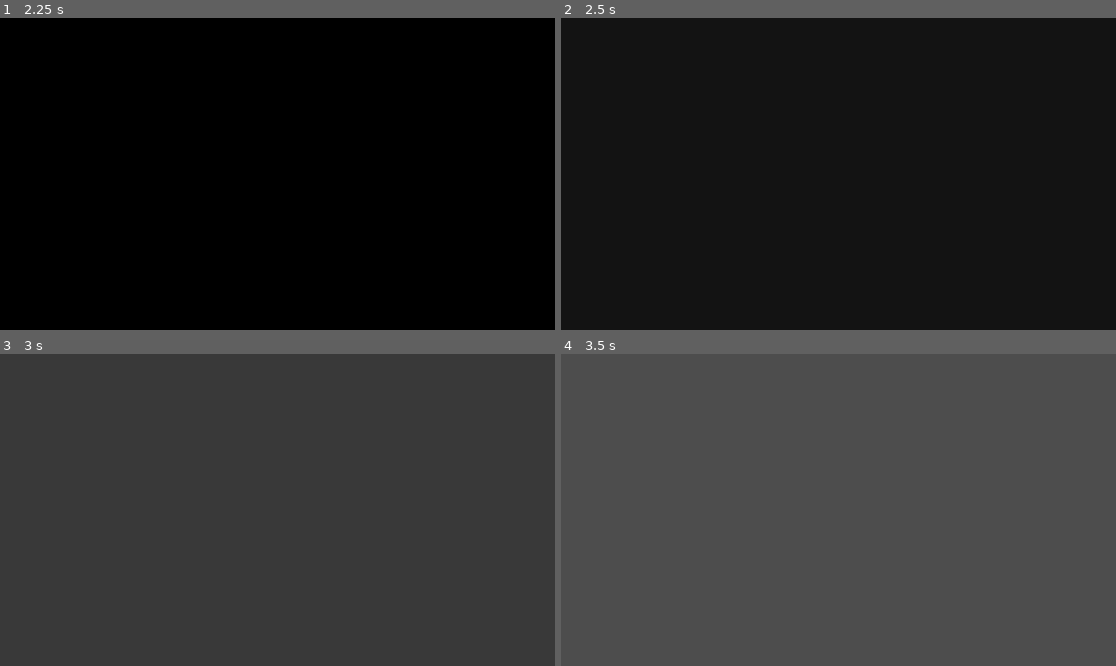
Above: before the commit, frames 1-4 (two rows, left to right).
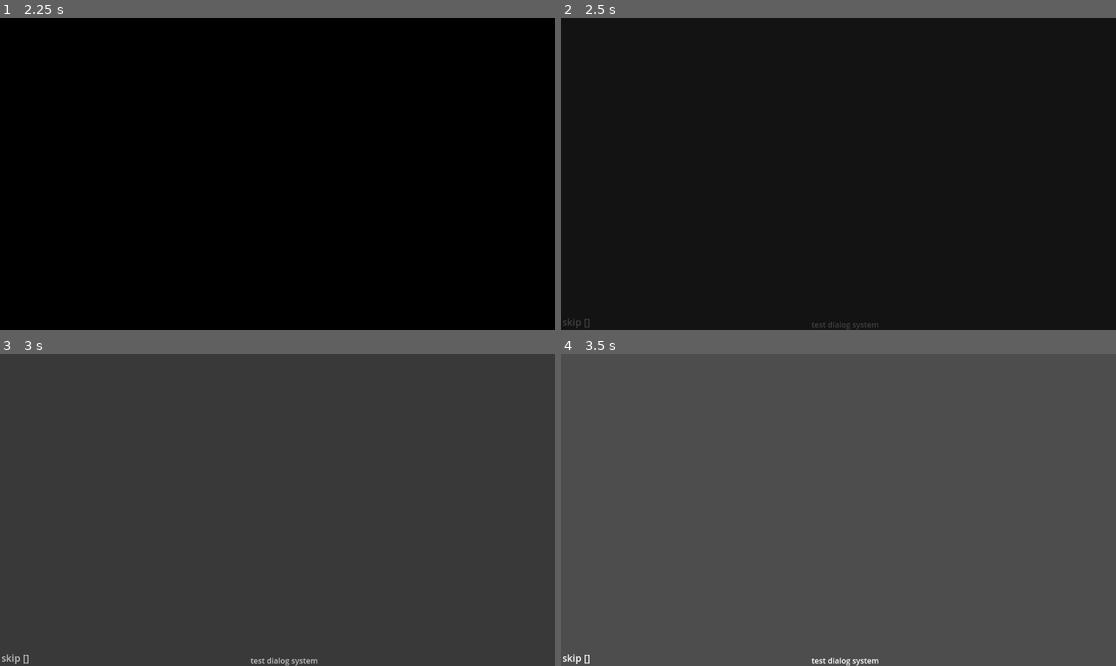
Above: after the commit, the same moments.

Repository: YoAquinJs/gmtk-2024
Game: Godot game, scene res://scenes/global/scene_manager.tscn
Same seed, same stepped clock (60 frames per second), same inputs: the game is played once before the commit and once after it. Before the commit the project starts from res://scenes/scene_manager.tscn. The engine's default icon, where the game draws it, is replaced by a stand-in: a white triangle on a blue panel in a dark square.
Inputs:
- Up to frame 1 (2.25 s): tap Enter at 0.5 s; hold Right (right) 0.53-1.28 s; hold Down (down) 1.28-2.03 s; hold Right (right) from 2.03 s (still down)
- Up to frame 2 (2.5 s): keep holding Right (right)
- Up to frame 3 (3 s): release Right (right) at 2.78 s; hold Up (up) from 2.78 s (still down)
- Up to frame 4 (3.5 s): keep holding Up (up)

Frame 1 is identical in both runs. In frame 2, 0.1% of the frame differs, in the area x 0-58%, y 96-100%; in frame 3, 0.2%; in frame 4, 0.2%.
Error after the commit: Parse Error: Could not find type "GameManager" in the current scope. (res://scripts/global/singletons.gd:3)

Commit message:
refactor globals to add singletons

Diff:
--- a/project.godot
+++ b/project.godot
@@ -11,14 +11,14 @@
 [application]
 
 config/name="gmtk"
-run/main_scene="res://scenes/scene_manager.tscn"
+run/main_scene="res://scenes/global/scene_manager.tscn"
 config/features=PackedStringArray("4.3", "Forward Plus")
 config/icon="res://icon.svg"
 
 [autoload]
 
-GameManager="*res://scripts/global/game_manager.gd"
 Globals="*res://scripts/global/globals.gd"
+Singletons="*res://scripts/global/singletons.gd"
 
 [input]
 
--- a/scenes/city.tscn
+++ b/scenes/city.tscn
@@ -1,7 +1,7 @@
 [gd_scene load_steps=4 format=3 uid="uid://cpr8vxif6fjna"]
 
 [ext_resource type="PackedScene" uid="uid://bmdnqwmgd6cej" path="res://scenes/city/city_player.tscn" id="1_pxuy0"]
-[ext_resource type="Script" path="res://scripts/scene.gd" id="1_qlf25"]
+[ext_resource type="Script" path="res://scripts/systems/scene.gd" id="1_qlf25"]
 [ext_resource type="PackedScene" uid="uid://bu3f6xgvhdvtb" path="res://scenes/city/citizen_despawner.tscn" id="3_ajkx2"]
 
 [node name="City" type="Node2D"]
--- a/scenes/city/city_interaction.tscn
+++ b/scenes/city/city_interaction.tscn
@@ -1,6 +1,6 @@
 [gd_scene load_steps=2 format=3 uid="uid://dam04teond4gg"]
 
-[ext_resource type="Script" path="res://scripts/scene.gd" id="1_4q47t"]
+[ext_resource type="Script" path="res://scripts/systems/scene.gd" id="1_4q47t"]
 
 [node name="CityInteraction" type="Node2D"]
 script = ExtResource("1_4q47t")
--- a/scenes/comic.tscn
+++ b/scenes/comic.tscn
@@ -1,6 +1,6 @@
 [gd_scene load_steps=2 format=3 uid="uid://do8d4cpy76jgo"]
 
-[ext_resource type="Script" path="res://scripts/scene.gd" id="1_4sdj5"]
+[ext_resource type="Script" path="res://scripts/systems/scene.gd" id="1_4sdj5"]
 
 [node name="Comic" type="Node2D"]
 script = ExtResource("1_4sdj5")
--- a/scenes/dialog_system.tscn
+++ b/scenes/global/dialog_system.tscn
@@ -26,6 +26,7 @@
 offset_right = -44.0
 grow_horizontal = 2
 grow_vertical = 0
+text = "test dialog system"
 horizontal_alignment = 1
 vertical_alignment = 1
 
--- /dev/null
+++ b/scenes/global/game_manager.tscn
@@ -0,0 +1,7 @@
+[gd_scene load_steps=2 format=3 uid="uid://8pvsl818npe3"]
+
+[ext_resource type="Script" path="res://scripts/systems/game_manager.gd" id="1_iumtx"]
+
+[node name="GameManager" type="Node"]
+script = ExtResource("1_iumtx")
+num_decitions = 15
--- a/scenes/scene_manager.tscn
+++ b/scenes/global/scene_manager.tscn
@@ -1,13 +1,14 @@
-[gd_scene load_steps=6 format=3 uid="uid://ccm11w8lfsgvg"]
+[gd_scene load_steps=7 format=3 uid="uid://ccm11w8lfsgvg"]
 
 [ext_resource type="Script" path="res://scripts/systems/scene_manager.gd" id="1_aplts"]
+[ext_resource type="PackedScene" uid="uid://cudup32a61qs2" path="res://scenes/global/dialog_system.tscn" id="2_hop17"]
 
 [sub_resource type="Animation" id="Animation_wury3"]
 length = 0.001
 tracks/0/type = "value"
 tracks/0/imported = false
 tracks/0/enabled = true
-tracks/0/path = NodePath("OverlayLayer/Overlay:color")
+tracks/0/path = NodePath("Overlay/OverlayLayer/Overlay:color")
 tracks/0/interp = 1
 tracks/0/loop_wrap = true
 tracks/0/keys = {
@@ -22,7 +23,7 @@
 tracks/0/type = "value"
 tracks/0/imported = false
 tracks/0/enabled = true
-tracks/0/path = NodePath("OverlayLayer/Overlay:color")
+tracks/0/path = NodePath("Overlay/OverlayLayer/Overlay:color")
 tracks/0/interp = 1
 tracks/0/loop_wrap = true
 tracks/0/keys = {
@@ -37,7 +38,7 @@
 tracks/0/type = "value"
 tracks/0/imported = false
 tracks/0/enabled = true
-tracks/0/path = NodePath("OverlayLayer/Overlay:color")
+tracks/0/path = NodePath("Overlay/OverlayLayer/Overlay:color")
 tracks/0/interp = 1
 tracks/0/loop_wrap = true
 tracks/0/keys = {
@@ -58,10 +59,12 @@
 script = ExtResource("1_aplts")
 default_scene = 3
 
-[node name="OverlayLayer" type="CanvasLayer" parent="."]
+[node name="Overlay" type="Node" parent="."]
+
+[node name="OverlayLayer" type="CanvasLayer" parent="Overlay"]
 layer = 10
 
-[node name="Overlay" type="ColorRect" parent="OverlayLayer"]
+[node name="Overlay" type="ColorRect" parent="Overlay/OverlayLayer"]
 anchors_preset = 15
 anchor_right = 1.0
 anchor_bottom = 1.0
@@ -70,9 +73,12 @@
 mouse_filter = 2
 color = Color(0, 0, 0, 1)
 
-[node name="OverlayAnimator" type="AnimationPlayer" parent="."]
+[node name="OverlayAnimator" type="AnimationPlayer" parent="Overlay"]
+root_node = NodePath("../..")
 libraries = {
 "": SubResource("AnimationLibrary_f68y0")
 }
 
-[connection signal="animation_finished" from="OverlayAnimator" to="." method="_on_overlay_animator_animation_finished"]
+[node name="DialogSystem" parent="." instance=ExtResource("2_hop17")]
+
+[connection signal="animation_finished" from="Overlay/OverlayAnimator" to="." method="_on_overlay_animator_animation_finished"]
--- a/scenes/hand.tscn
+++ b/scenes/hand.tscn
@@ -1,6 +1,6 @@
 [gd_scene load_steps=2 format=3 uid="uid://2mxikjxshueu"]
 
-[ext_resource type="Script" path="res://scripts/scene.gd" id="1_0dnki"]
+[ext_resource type="Script" path="res://scripts/systems/scene.gd" id="1_0dnki"]
 
 [node name="Hand" type="Node2D"]
 script = ExtResource("1_0dnki")
--- a/scenes/main.tscn
+++ b/scenes/main.tscn
@@ -1,6 +1,6 @@
 [gd_scene load_steps=2 format=3 uid="uid://didyu3ty7doxr"]
 
-[ext_resource type="Script" path="res://scripts/scene.gd" id="1_nojgw"]
+[ext_resource type="Script" path="res://scripts/systems/scene.gd" id="1_nojgw"]
 
 [node name="main" type="Node2D"]
 script = ExtResource("1_nojgw")
--- a/scenes/radio.tscn
+++ b/scenes/radio.tscn
@@ -1,6 +1,6 @@
 [gd_scene load_steps=2 format=3 uid="uid://c5g63bq7xjp12"]
 
-[ext_resource type="Script" path="res://scripts/scene.gd" id="1_a66a6"]
+[ext_resource type="Script" path="res://scripts/systems/scene.gd" id="1_a66a6"]
 
 [node name="RadioTransition" type="Node2D"]
 script = ExtResource("1_a66a6")
--- a/scripts/global/game_manager.gd
+++ /dev/null
@@ -1,4 +0,0 @@
-extends Node
-
-# Singleton
-var dialog_system : DialogSystem
--- a/scripts/global/globals.gd
+++ b/scripts/global/globals.gd
@@ -15,3 +15,9 @@
     SceneId.CITY             : "res://scenes/city.tscn",
     SceneId.RADIO_TRANSITION : "res://scenes/radio.tscn",
 }
+
+enum District {
+    NULL,
+    ALPHA,
+    BETHA
+}
--- /dev/null
+++ b/scripts/global/singletons.gd
@@ -0,0 +1,4 @@
+extends Node
+
+var game_manager : GameManager = null
+var dialog_system : DialogSystem = null
--- a/scripts/systems/dialog_system.gd
+++ b/scripts/systems/dialog_system.gd
@@ -25,7 +25,6 @@
         return _step == stream_size
 
 signal dequeued_dialog
-# dequeued_dialog.connect(skip_dialog)
 
 @onready var label: Label = $"label"
 @onready var skip_label: Label = $"skiplabel"
@@ -36,8 +35,10 @@
 var curr_dialog : Dialog = null
 
 func _ready() -> void:
-    # singleton
-    GameManager.dialog_system = self
+    if Singletons.dialog_system:
+        print("multiple dialog system")
+        queue_free()
+    Singletons.dialog_system = self
 
     timer.wait_time = type_speed
 
@@ -46,6 +47,8 @@
     skip_label.text = "Skip ({0})".format([skip_dialog_key])
     skip_label.hide()
     label.text = ""
+
+    dequeued_dialog.connect(_on_dequeued_dialog)
 
 func _process(_delta: float) -> void:
     if curr_dialog and curr_dialog.user_skipable:
@@ -72,14 +75,16 @@
         skip_label.hide()
 
     curr_dialog = null
-    timer.stop()
     label.text = ""
     dequeued_dialog.emit()
+
+func _on_dequeued_dialog() -> void:
+    timer.stop()
 
 func _on_timer_timeout() -> void:
     label.text += curr_dialog.next()
     if curr_dialog.empty():
-        timer.stop()
         dequeued_dialog.emit()
+        return
 
     label.text += " "
--- a/scripts/systems/scene_manager.gd
+++ b/scripts/systems/scene_manager.gd
@@ -4,8 +4,8 @@
 
 @export var default_scene : Globals.SceneId
 
-@onready var anim = $"OverlayAnimator"
-@onready var overlay = $"OverlayLayer/Overlay"
+@onready var anim: AnimationPlayer = $"Overlay/OverlayAnimator"
+@onready var overlay: ColorRect = $"Overlay/OverlayLayer/Overlay"
 
 var current_scene: Scene = null
 var switch_queue: Array[Globals.SceneId] = []
Renamed: scripts/scene.gd -> scripts/systems/scene.gd
